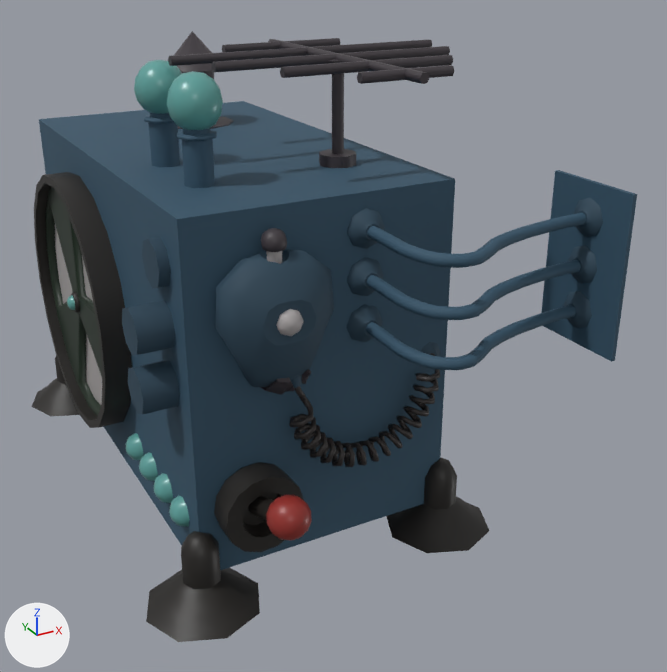
The glTF model www/models/layouts/114_radio_broadcaster.glb as it was, and as the next commit left it.
One viewpoint serves both versions: a 50 mm lens placed at (-1.14, -2.87, 1.83), pointed at (0.28, -0.28, 0.54). Arrows for +X, +Y and +Z are at lower left; the lights stay in place. Where no turn or scale is listed for an object, it has been applied to the vertices. Vertices at the same position are counted once.

Objects in the first picture: 'antenna', 'antenna base', 'antenna support', 'buttons', 'cables', 'chimney', 'disk', 'feet', 'lever', 'lights', 'mic and cable', 'radio', 'receptors'.
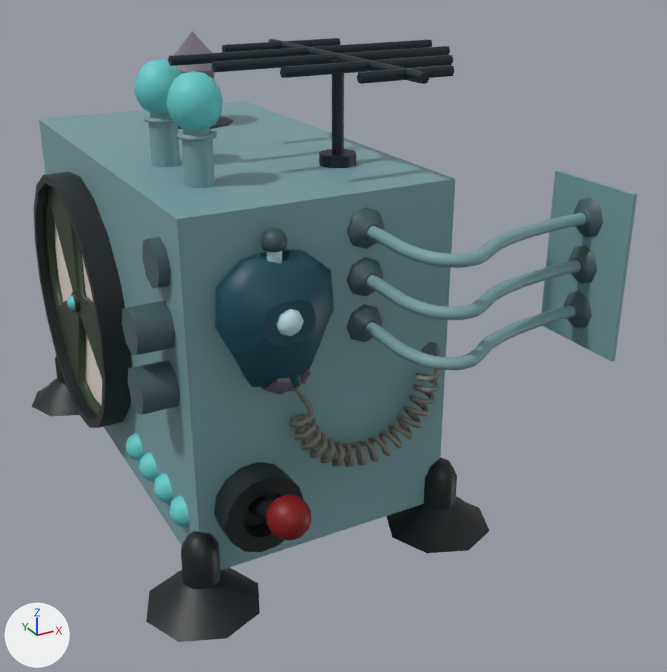
The change, as a list of edits to the scene's bpy script:
```text
Add mat_1_10:
    mat_1_10 = principled_material('1,10')
    mat_1_10.base_color = (0.0, 0.00857, 0.0168)  # black #001723
Add mat_9_13:
    mat_9_13 = principled_material('9,13')
    mat_9_13.base_color = (0.171, 0.147, 0.198)  # grey #736b7b
Add mat_9_3:
    mat_9_3 = principled_material('9,3')
    mat_9_3.base_color = (0.198, 0.198, 0.171)  # grey #7b7b73
Add mat_6_11:
    mat_6_11 = principled_material('6,11')
    mat_6_11.base_color = (0.0382, 0.0782, 0.0865)  # dark cyan #374f53
Add mat_15_11:
    mat_15_11 = principled_material('15,11')
    mat_15_11.base_color = (0.497, 0.738, 0.768)  # cyan #bbdfe3
Add mat_7_11:
    mat_7_11 = principled_material('7,11')
    mat_7_11.base_color = (0.0561, 0.105, 0.114)  # dark cyan #435b5f
Add mat_6_10:
    mat_6_10 = principled_material('6,10')
    mat_6_10.base_color = (0.00212, 0.063, 0.0865)  # dark cyan #074753
Add mat_15_14:
    mat_15_14 = principled_material('15,14')
    mat_15_14.base_color = (0.831, 0.738, 0.68)  # white #ebdfd7
Add mat_0_11:
    mat_0_11 = principled_material('0,11')
    mat_0_11.base_color = (0.00651, 0.011, 0.0137)  # black #131b1f
Add mat_3_7:
    mat_3_7 = principled_material('3,7')
    mat_3_7.base_color = (0.0242, 0.0437, 0.0203)  # dark green #2b3b27
Change me_cube_001:
    where me_cube_001.from_pydata(...)  # 16 vertices, 24 faces; spans x -0.42..0.75, y -1.12..0.75, z 0.09..1.18
    remove me_cube_001.materials.append(mat_radio_box)  # dark blue #335368
    add me_cube_001.materials.append(mat_12_11)  # cyan #779fa3
Change me_cube_007:
    where me_cube_007.from_pydata(...)  # 181 vertices, 342 faces; spans x -0.031..0.063, y -0.448..0.448, z -0.451..0.45
    me_cube_007 part 1: all 180 faces that had it switch from mat_cover_004 (black #221f1c) to mat_0_11 (black #131b1f)
    me_cube_007 part 2: all 12 faces that had it switch from mat_soft_grey (grey #aaa5a5) to mat_15_14 (white #ebdfd7)
    me_cube_007 part 3: all 60 faces that had it switch from mat_blue (cyan #5ea19c) to mat_13_10 (cyan #63cbcb)
    me_cube_007 part 4: all 90 faces that had it switch from mat_dark_greenish_grey (dark green #1c2c1f) to mat_3_7 (dark green #2b3b27)
Change me_cube_006:
    where me_cube_006.from_pydata(...)  # 100 vertices, 160 faces; spans x -0.464..-0.417, y -0.677..-0.152, z 0.198..0.298
    remove me_cube_006.materials.append(mat_blue)  # cyan #5ea19c
    add me_cube_006.materials.append(mat_13_10)  # cyan #63cbcb
Change me_cube_003:
    where me_cube_003.from_pydata(...)  # 696 vertices, 1344 faces; spans x 0.062..0.738, y -1.123..-0.749, z 0.729..1.133
    me_cube_003 part 5: all 384 faces that had it switch from mat_material_001 (dark blue #2b4557) to mat_7_11 (dark cyan #435b5f)
    me_cube_003 part 6: all 960 faces that had it switch from mat_radio_box (dark blue #335368) to mat_12_11 (cyan #779fa3)
Change me_circle_003:
    where me_circle_003.from_pydata(...)  # 1125 vertices, 2224 faces; spans x -0.663..0.081, y -0.078..0.05, z -0.284..0.496
    me_circle_003 part 7: 258 faces spanning x -0.663..-0.327, y -0.078..0.049, z 0.037..0.431 switch from mat_material_001 (dark blue #2b4557) to mat_6_10 (dark cyan #074753)
    me_circle_003 part 8: 90 faces spanning x -0.597..0.081, y 0.037..0.05, z -0.043..0.368 switch from mat_material_001 (dark blue #2b4557) to mat_7_11 (dark cyan #435b5f)
    me_circle_003 part 9: 104 faces spanning x -0.531..-0.459, y -0.028..0.044, z 0.439..0.496 switch from mat_metal_001 (black #3d373d) to mat_6_11 (dark cyan #374f53)
    me_circle_003 part 10: 16 faces spanning x -0.517..-0.473, y -0.014..0.03, z 0.404..0.441 switch from mat_soft_grey (grey #aaa5a5) to mat_15_11 (cyan #bbdfe3)
    me_circle_003 part 11: 1728 faces spanning x -0.467..0.049, y -0.036..0.038, z -0.284..0.047 switch from mat_cover_003 (black #2d2827) to mat_9_3 (grey #7b7b73)
    add me_circle_003.materials.append(mat_7_12)  # blue #236787
Change me_circle_004:
    where me_circle_004.from_pydata(...)  # 194 vertices, 368 faces; spans x -0.055..0.106, y -0.221..0.221, z -0.004..0.313
    me_circle_004 part 12: all 160 faces that had it switch from mat_radio_box (dark blue #335368) to mat_12_11 (cyan #779fa3)
    me_circle_004 part 13: all 208 faces that had it switch from mat_blue (cyan #5ea19c) to mat_13_10 (cyan #63cbcb)
Change me_circle_009:
    where me_circle_009.from_pydata(...)  # 51 vertices, 90 faces; spans x -0.126..0.126, y -0.133..0.133, z 0.0..0.333
    me_circle_009 part 14: 50 faces spanning x -0.105..0.105, y -0.11..0.11, z 0.019..0.333 switch from mat_metal_001 (black #3d373d) to mat_9_13 (grey #736b7b)
    me_circle_009 part 15: 40 faces spanning x -0.126..0.126, y -0.133..0.133, z 0.0..0.019 switch from mat_metal_001 (black #3d373d) to mat_1_10 (black #001723)
```

Where the change shows, as pixel boxes [x1, y1, x2, y2] in the pictures (667 x 672 px):
'radio', recoloured (blue to cyan)
    both: [39, 101, 637, 570]
'lights', recoloured
    both: [126, 433, 190, 527]
part 1 of me_cube_007, recoloured
    both: [34, 173, 132, 428]
part 2 of me_cube_007, recoloured
    both: [55, 225, 102, 405]
part 3 of me_cube_007, recoloured
    both: [67, 295, 75, 310]
part 4 of me_cube_007, recoloured (black to grey)
    both: [46, 187, 103, 417]
part 5 of me_cube_003, recoloured (blue to cyan)
    both: [346, 197, 603, 342]
part 6 of me_cube_003, recoloured (blue to cyan)
    both: [366, 213, 586, 370]
part 7 of me_circle_003, recoloured (blue to cyan)
    both: [215, 250, 334, 388]
part 8 of me_circle_003, recoloured (blue to cyan)
    both: [421, 342, 440, 356]
part 9 of me_circle_003, recoloured (grey to cyan)
    both: [261, 228, 287, 252]
part 10 of me_circle_003, recoloured (grey to cyan)
    both: [266, 251, 282, 264]
part 11 of me_circle_003, recoloured (black to grey)
    both: [289, 353, 440, 467]
part 12 of me_circle_004, recoloured (blue to cyan)
    both: [144, 113, 217, 188]
part 13 of me_circle_004, recoloured
    both: [134, 60, 223, 130]
part 14 of me_circle_009, recoloured
    both: [174, 31, 214, 79]
part 15 of me_circle_009, recoloured
    both: [178, 116, 234, 129]
